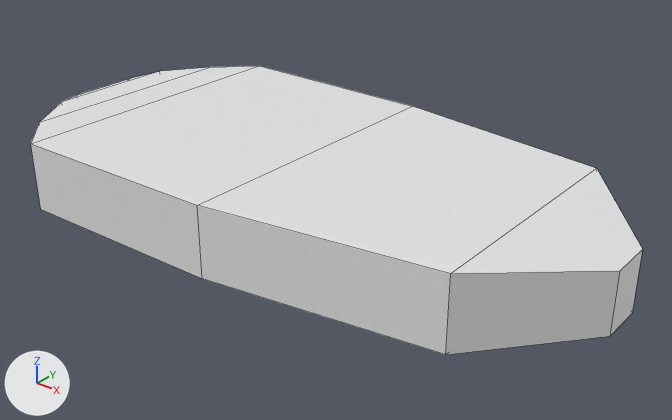
Renders of the FBX model Assets/Models/VisionZone.fbx from each side of a commit.
Both versions are drawn from a 50 mm camera at (40.0, -29.3, 17.8) aimed at (16.3, 0.3, -0.6). Arrows for +X, +Y and +Z are at lower left; the lights stay in place. Mesh edges are drawn as thin lines.

Names of what the first picture shows: 'VisionZone'.
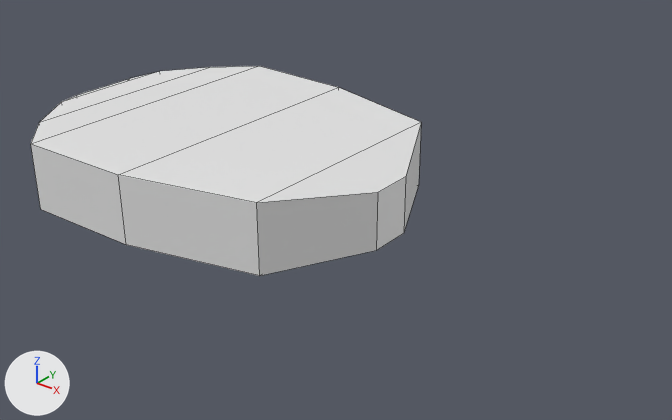
Boxes [x1, y1, x2, y2] around the edits, measured in the pictures (672 x 420 px):
'VisionZone', reshaped (36% narrower, 27% shorter): before [31, 66, 643, 355]; after [31, 66, 421, 276]

The change in detail:
me_cube_001 has 32 vertices, 30 faces and spans x 0.0..30.0, y -7.5..7.5, z -1.9..1.4.
me_cube_001 is used by ob_visionzone; location (0.0, 0.0, 0.86).
me_cube_001 part 1: all 12 vertices in x 15.5..30.0, y -7.3..7.3, z -1.9..1.4 are scaled about their middle by (0.6, 1, 1), then moved by (-7.6, 0.0, 0.0).
